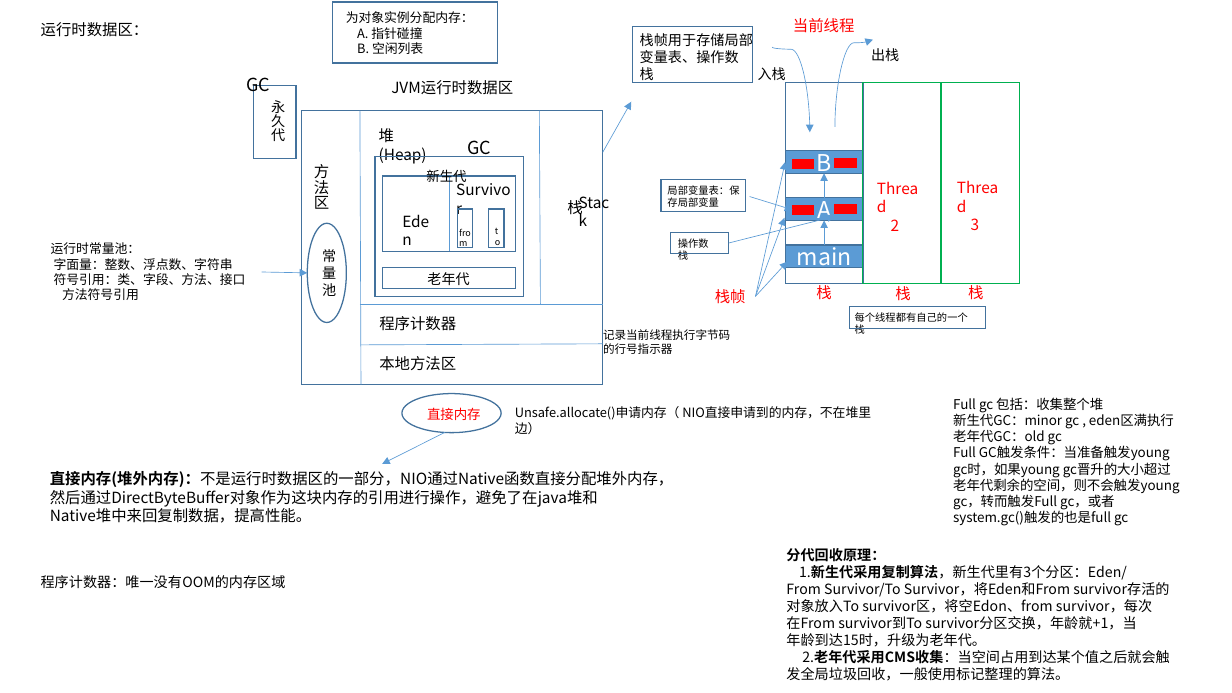
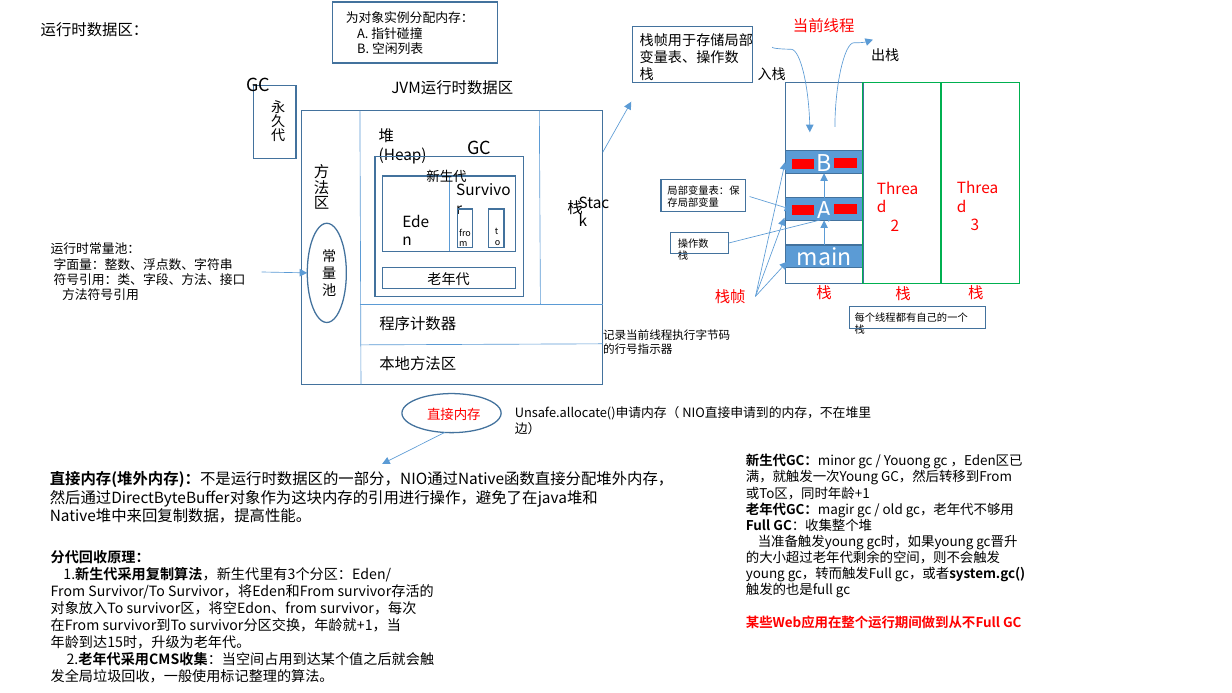
Before and after one commit to dengboyu/future, a slide deck: slide 2 of doc/doc.pptx. Drawn at 1232x693 pixels with LibreOffice and Linux fonts; fonts in the diff are those of the drawing. Boxes give left, top, right and bottom in pixels: in the first picture for what was removed or moved away, otherwise in the second. Text is boxed around its words. In the diff, an @@ line names an element or a change of style, - is before the commit and + after.

```diff
--- a/doc/doc.pptx
+++ b/doc/doc.pptx
@@ text at box(746, 453, 1025, 629): text changed @@
-Full gc 包括：收集整个堆
-新生代GC：minor gc , eden区满执行
-老年代GC：old gc
-Full GC触发条件：当准备触发young gc时，如果young gc晋升的大小超过老年代剩余的空间，则不会触发young gc，转而触发Full gc，或者system.gc()触发的也是full gc
+新生代GC：minor gc / Youong gc ，Eden区已满，就触发一次Young GC，然后转移到From或To区，同时年龄+1
+老年代GC：magir gc / old gc，老年代不够用
+Full GC：收集整个堆
+当准备触发young gc时，如果young gc晋升的大小超过老年代剩余的空间，则不会触发young gc，转而触发Full gc，或者system.gc()触发的也是full gc
+某些Web应用在整个运行期间做到从不Full GC
@@ text "分代回收原理：": place and size @@
-text "分代回收原理：" at box(786, 548, 1170, 681)
+text "分代回收原理：" at box(51, 550, 435, 683)
@@ text removed at box(41, 575, 286, 588) @@
-程序计数器：唯一没有OOM的内存区域
```
Also in this commit, not shown: 3 other files.
